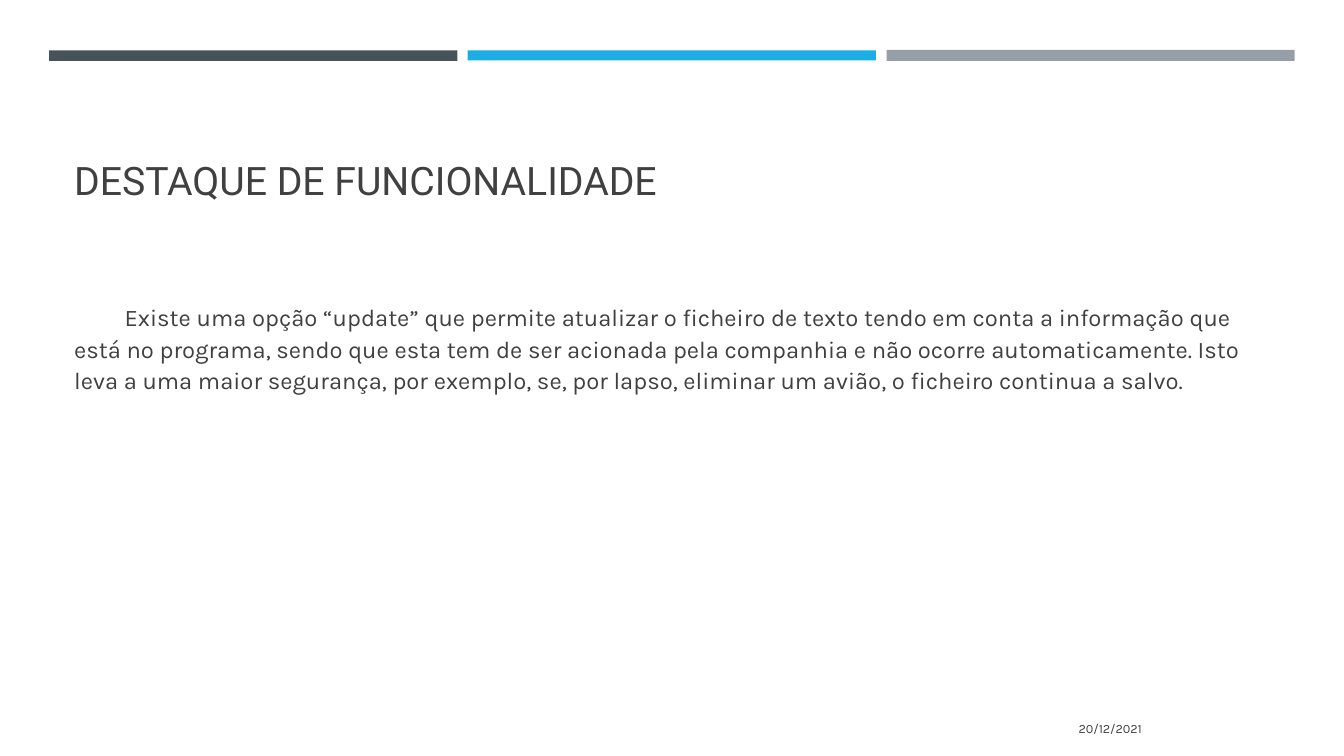
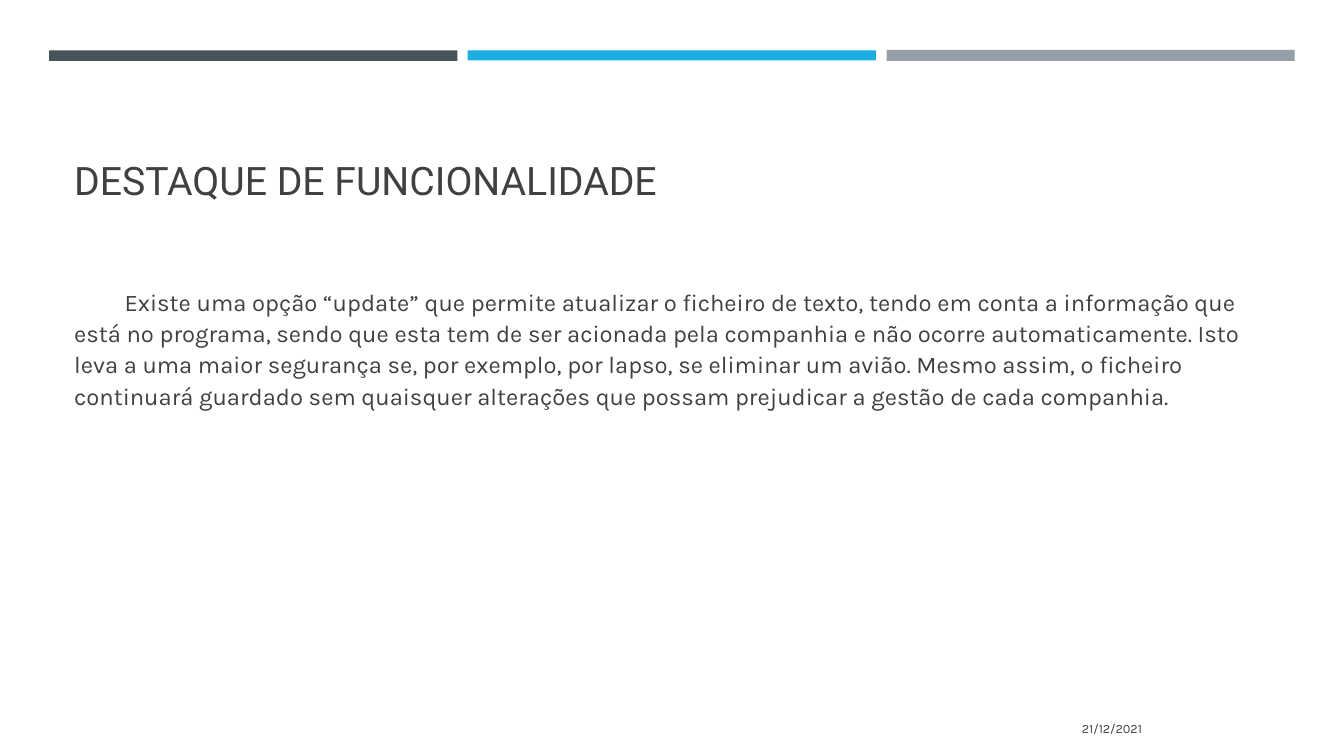
Before and after one commit to CiscoPr/Project-A-irlines-ED-, a slide deck: slide 10 of UMLS_AED/PROJ_AED.pptx. Drawn at 1344x756 pixels with LibreOffice and Linux fonts; fonts in the diff are those of the drawing. Boxes give left, top, right and bottom in pixels: in the first picture for what was removed or moved away, otherwise in the second. Text is boxed around its words. In the diff, an @@ line names an element or a change of style, - is before the commit and + after.

```diff
--- a/UMLS_AED/PROJ_AED.pptx
+++ b/UMLS_AED/PROJ_AED.pptx
@@ text at [74, 294, 1239, 411]: text changed @@
-Existe uma opção “update” que permite atualizar o ficheiro de texto tendo em conta a informação que está no programa, sendo que esta tem de ser acionada pela companhia e não ocorre automaticamente. Isto leva a uma maior segurança, por exemplo, se, por lapso, eliminar um avião, o ficheiro continua a salvo.
+Existe uma opção “update” que permite atualizar o ficheiro de texto, tendo em conta a informação que está no programa, sendo que esta tem de ser acionada pela companhia e não ocorre automaticamente. Isto leva a uma maior segurança se, por exemplo, por lapso, se eliminar um avião. Mesmo assim, o ficheiro continuará guardado sem quaisquer alterações que possam prejudicar a gestão de cada companhia.
@@ text at [1082, 724, 1142, 734]: text changed @@
-20/12/2021
+21/12/2021
```
Also in this commit, not shown: 8 other slides changed.
